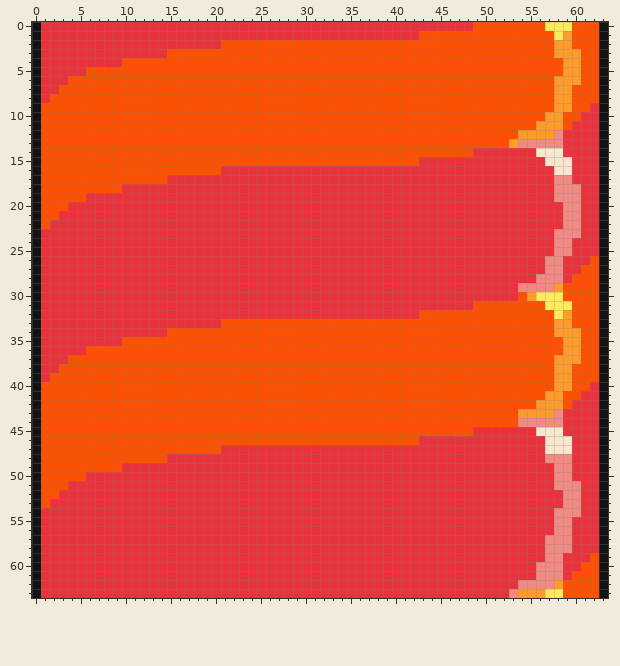
Two states of a pixel-art file, Assets/world-wall.aseprite. Above: the version before the commit.
64x64 pixels, 1 frame.
After:
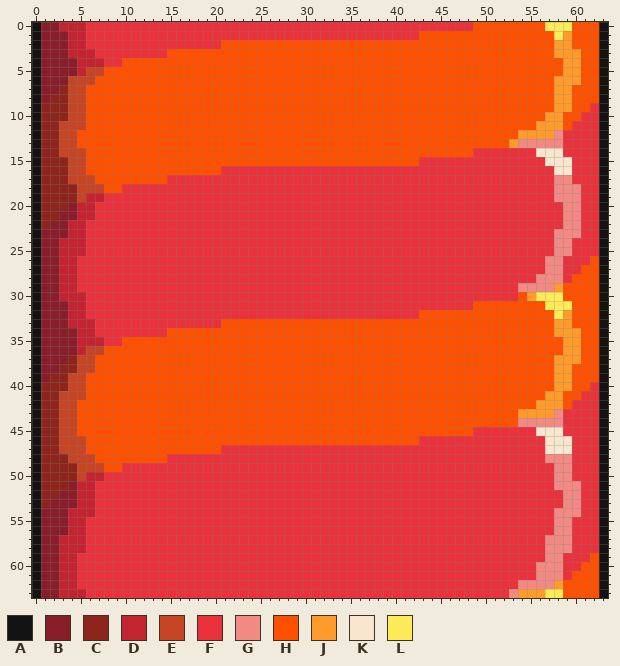
Palette (. is transparent): A #131313  B #891e2b  C #8e251d  D #c42430  E #c64524  F #ea323c  G #f18a83  H #ff5000  J #ff9b2a  K #f9e6cf  L #ffeb57
Diff:
layer "Shadow" added
Layer "Shadow":
Colour F gives way to colour B in row 0 at x 1 to 2; in rows 1 to 3 at x 1 to 3; in rows 4 to 5 at x 1 to 4; in row 6 at x 1 to 3; in row 7 at x 1 to 2; in row 8 at x 1.
Colour F gives way to colour B in row 20 at x 4; in row 21 at x 3 to 4; in row 22 at x 2 to 3; in row 23 at x 1 to 3; in rows 24 to 30 at x 1 to 2; in rows 31 to 33 at x 1 to 3.
Colour F gives way to colour B in rows 34 to 36 at x 1 to 4; in row 37 at x 1 to 3; in row 38 at x 1 to 2; in row 39 at x 1; in row 51 at x 4; in row 52 at x 3 to 4.
Colour F gives way to colour B in row 53 at x 2 to 4; in rows 54 to 56 at x 1 to 3; in rows 57 to 63 at x 1 to 2.
Colour H gives way to colour C in row 7 at x 3; in row 8 at x 2 to 3; in rows 9 to 10 at x 1 to 3; in rows 11 to 14 at x 1 to 2; in rows 15 to 17 at x 1 to 3; in rows 18 to 19 at x 1 to 4.
Colour H gives way to colour C in row 20 at x 1 to 3; in row 21 at x 1 to 2; in row 22 at x 1; in row 37 at x 4; in row 38 at x 3 to 4; in row 39 at x 2 to 3.
Colour H gives way to colour C in row 40 at x 1 to 3; in rows 41 to 47 at x 1 to 2; in row 48 at x 1 to 3; in rows 49 to 50 at x 1 to 4; in row 51 at x 1 to 3; in row 52 at x 1 to 2.
Colour H gives way to colour C in row 53 at x 1.
Colour F gives way to colour D in row 0 at x 3 to 5; in rows 1 to 2 at x 4 to 5; in row 3 at x 4 to 6; in row 4 at x 5 to 7; in row 5 at x 5; in row 19 at x 6 to 7.
Colour F gives way to colour D in rows 20 to 21 at x 5 to 6; in rows 22 to 23 at x 4 to 5; in rows 24 to 25 at x 3 to 5; in rows 26 to 29 at x 3 to 4; in row 30 at x 3 to 5; in rows 31 to 32 at x 4 to 5.
Colour F gives way to colour D in row 33 at x 4 to 6; in row 34 at x 5 to 6; in row 35 at x 5 to 7; in row 36 at x 5; in row 50 at x 6 to 7; in rows 51 to 53 at x 5 to 6.
Colour F gives way to colour D in row 54 at x 4 to 6; in rows 55 to 56 at x 4 to 5; in rows 57 to 58 at x 3 to 5; in rows 59 to 62 at x 3 to 4; in row 63 at x 3 to 5.
Colour H gives way to colour E in row 5 at x 6 to 7; in row 6 at x 4 to 6; in rows 7 to 10 at x 4 to 5; in row 11 at x 3 to 5; in rows 12 to 13 at x 3 to 4; in row 14 at x 3 to 5.
Colour H gives way to colour E in rows 15 to 16 at x 4 to 5; in row 17 at x 4 to 6; in row 18 at x 5 to 7; in row 19 at x 5; in row 36 at x 6 to 7; in rows 37 to 38 at x 5 to 6.
Colour H gives way to colour E in rows 39 to 40 at x 4 to 5; in row 41 at x 3 to 5; in rows 42 to 45 at x 3 to 4; in rows 46 to 47 at x 3 to 5; in row 48 at x 4 to 6; in row 49 at x 5 to 7.
Colour H gives way to colour E in row 50 at x 5.
Changed places in both pictures, as pixel boxes (x1, y1, x2, y2):
changed: (41, 22, 104, 598)
